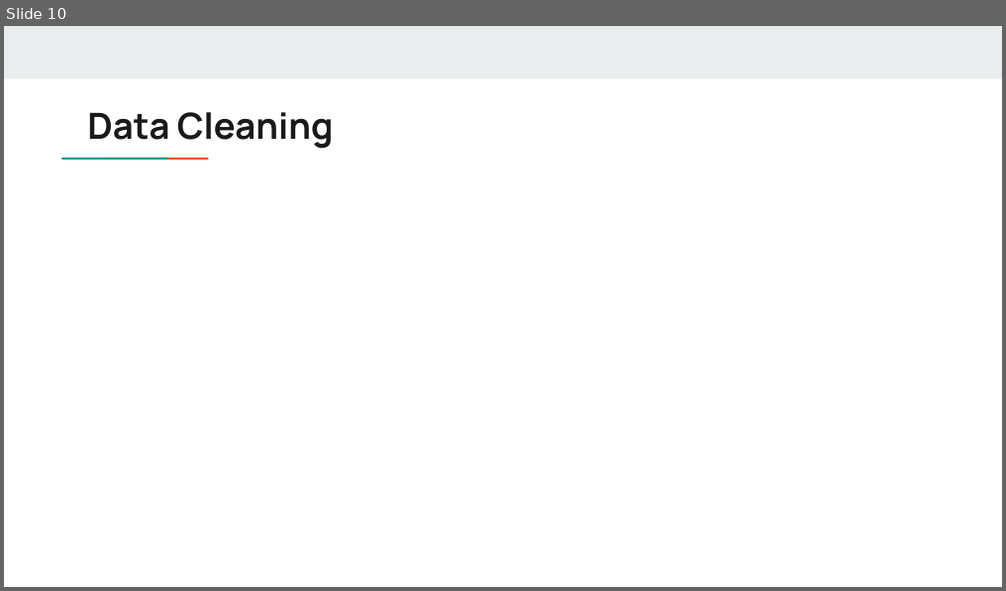
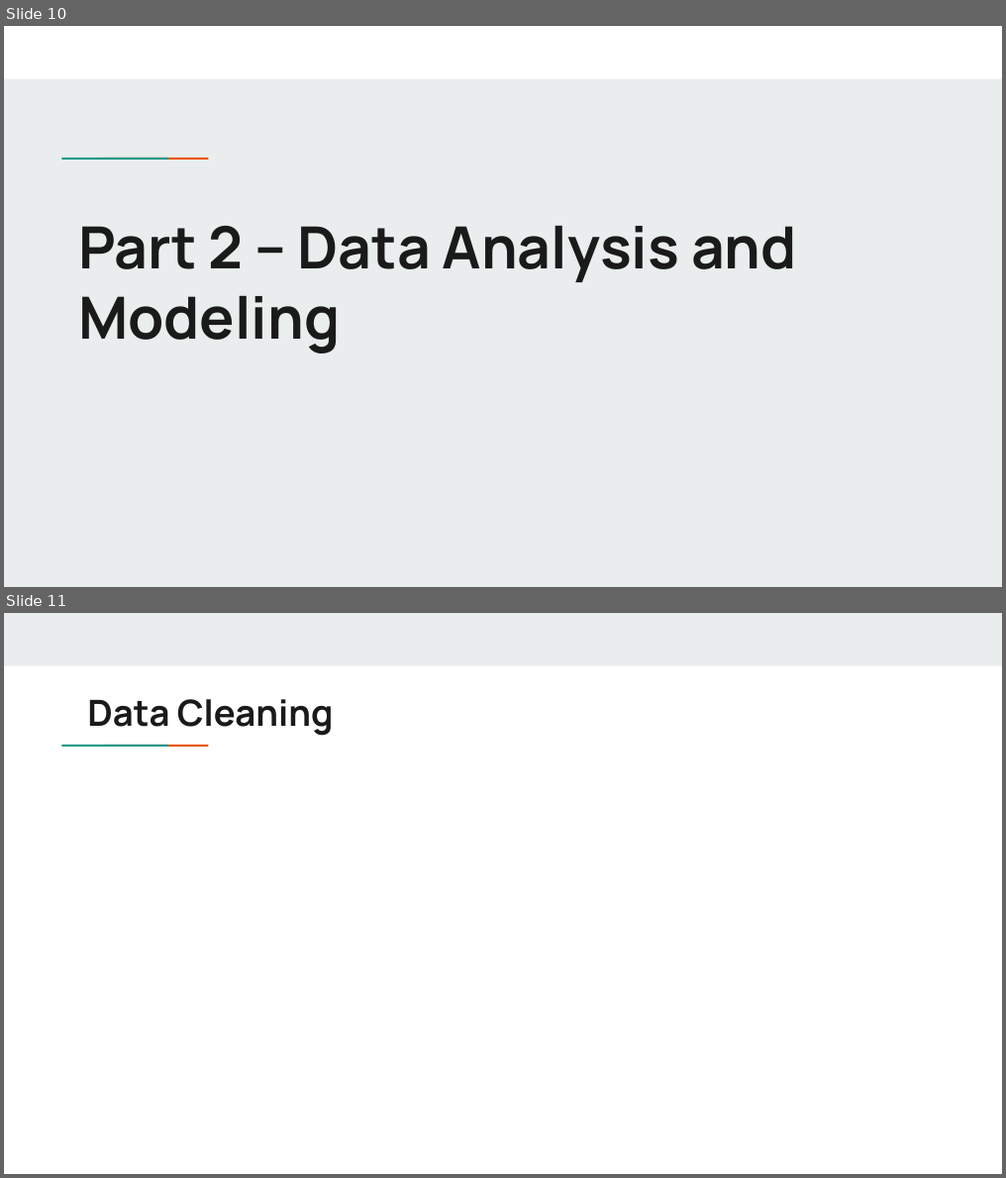
Before and after one commit to matthewshawnkehoe/Data-Science-Projects, a slide deck: Capstone Projects/Final_Capstone_NLP_Search_Recommendation/Recommender_System_Trip_Advisor.pptx. Shown one above the other, each under a label of ours: slide 10 before the commit, slides 10 and 11 after it. The pictures are 1006x591 and 1006x1178 pixels, drawn with LibreOffice and Linux fonts; fonts in the diff are those of the drawing. Boxes give left, top, right and bottom in pixels: in the first picture for what was removed or moved away, otherwise in the second. Text is boxed around its words. In the diff, an @@ line names an element or a change of style, - is before the commit and + after.

```diff
--- a/Capstone Projects/Final_Capstone_NLP_Search_Recommendation/Recommender_System_Trip_Advisor.pptx
+++ b/Capstone Projects/Final_Capstone_NLP_Search_Recommendation/Recommender_System_Trip_Advisor.pptx
@@ slide 10 added at box(4, 26, 1002, 587), background #E9EDEE; not listed: 2 template elements that a slide beside it also shows @@
@@ rectangle added at box(4, 26, 1002, 78), fill #FFFFFF @@
@@ title added at box(78, 225, 796, 354), 42 pt, text #1A1A1A, bold @@
+Part 2 – Data Analysis and Modeling
@@ what was slide 10 is now slide 11 @@
```
Also in this commit, not shown: 2 slides changed, 4 other slides added.
